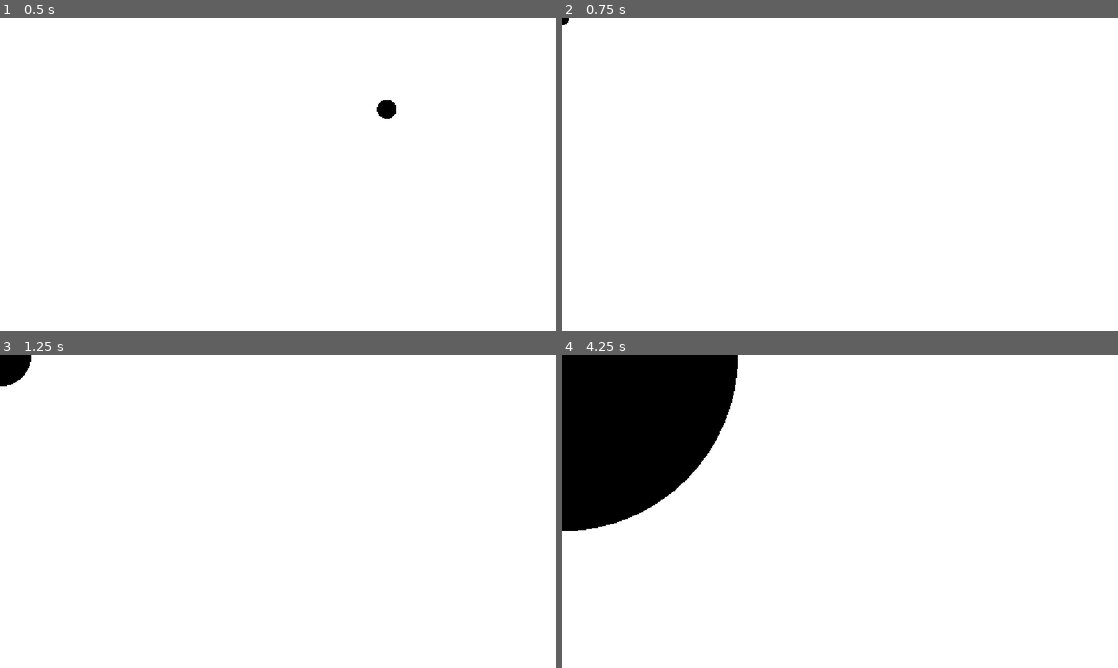
Above: before the commit, frames 1-4 (two rows, left to right).
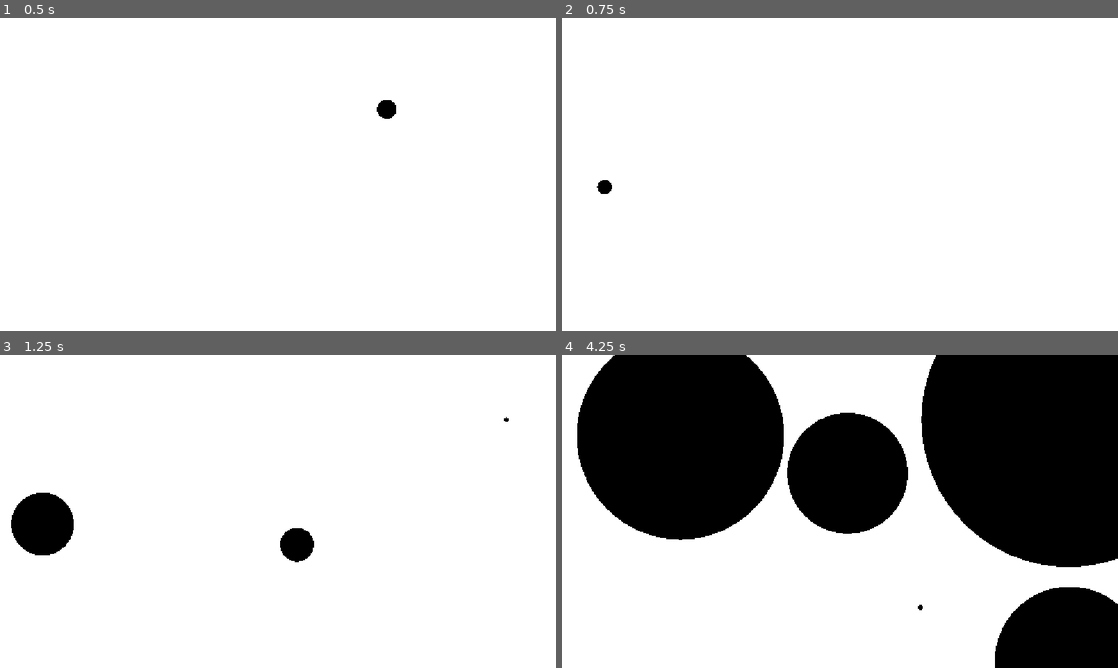
Above: after the commit, the same moments.

Repository: first-uninteresting-username/pointful-game
Game: Godot game, scene res://main.tscn
Same seed, same stepped clock (60 frames per second), same inputs: the game is played once before the commit and once after it.
Inputs (mouse positions are in pixels of both pictures, inside the frame that each line leads up to):
- Up to frame 1 (0.5 s): no input
- Up to frame 2 (0.75 s): tap Enter at 0.5 s; move the mouse to (951, 108) at 0.52 s; hold Right from 0.53 s (still down); tap Alt at 0.6 s; click (951, 108) at 0.67 s
- Up to frame 3 (1.25 s): keep holding Right
- Up to frame 4 (4.25 s): move the mouse to (728, 527) at 1.27 s; release Right at 1.28 s; hold Down 1.28-2.03 s; tap Shift at 1.35, 2.85 s; move the mouse to (895, 442) at 2.02 s; hold Right 2.03-2.78 s; tap Alt at 2.1, 3.6 s; move the mouse to (812, 574) at 2.77 s; hold Up 2.78-3.53 s; click (812, 574) at 2.92 s; move the mouse to (1006, 558) at 3.52 s; hold Left from 3.53 s (still down)

Frame 1 is identical in both runs. In frame 2, 0.1% of the frame differs, in the area x 0-9%, y 0-57%; in frame 3, 2.7%; in frame 4, 42%, in the area x 0-100%, y 0-100%.
Error before the commit: Invalid operands 'float' and 'int' in operator '^'. (res://main.gd:59)

Commit message:
fix: delete points properly

Diff:
--- a/main.gd
+++ b/main.gd
@@ -2,12 +2,14 @@
 
 @export var MAX_DIS: float = 50
 
-var score: float = 0
+var score: float = 10
 var sec: float = 0
+var time: float = 0
 
 const POINT_SCENE = preload("res://point.tscn")
 
 func _process(delta: float) -> void:
+	time = time + delta
 	sec = sec + delta
 	if sec >= 0.3:
 		spawn_point()
@@ -19,14 +21,15 @@
 			var a := points[i]
 			var b := points[j]
 			var reach: float = a.get_radius() + b.get_radius()
-			if a.center.distance_squared_to(b.center) < reach * reach:
+			if a.get_center().distance_squared_to(b.get_center()) < reach * reach:
 				if a.get_radius() < MAX_DIS or b.get_radius() < MAX_DIS:
 					a.remove_self()
 					b.remove_self()
-					pass
 				score = score + calculate_penalty(
-					a.center.distance_to(b.center)
+					a.get_center().distance_to(b.get_center())
 				)
+				a.remove_self()
+				b.remove_self()
 
 func calculate_penalty(d: float) -> float:
 	d = d - 4 * MAX_DIS
@@ -56,7 +59,7 @@
 		return p
 	for point in points:
 		var pos: Vector2 = point.get_center()
-		var rad_plus: float = (point.get_radius() + MAX_DIS)^2
+		var rad_plus: float = (point.get_radius() + MAX_DIS)**2
 		if p.distance_squared_to(pos) < rad_plus:
 			return Vector2.INF
 	return p
